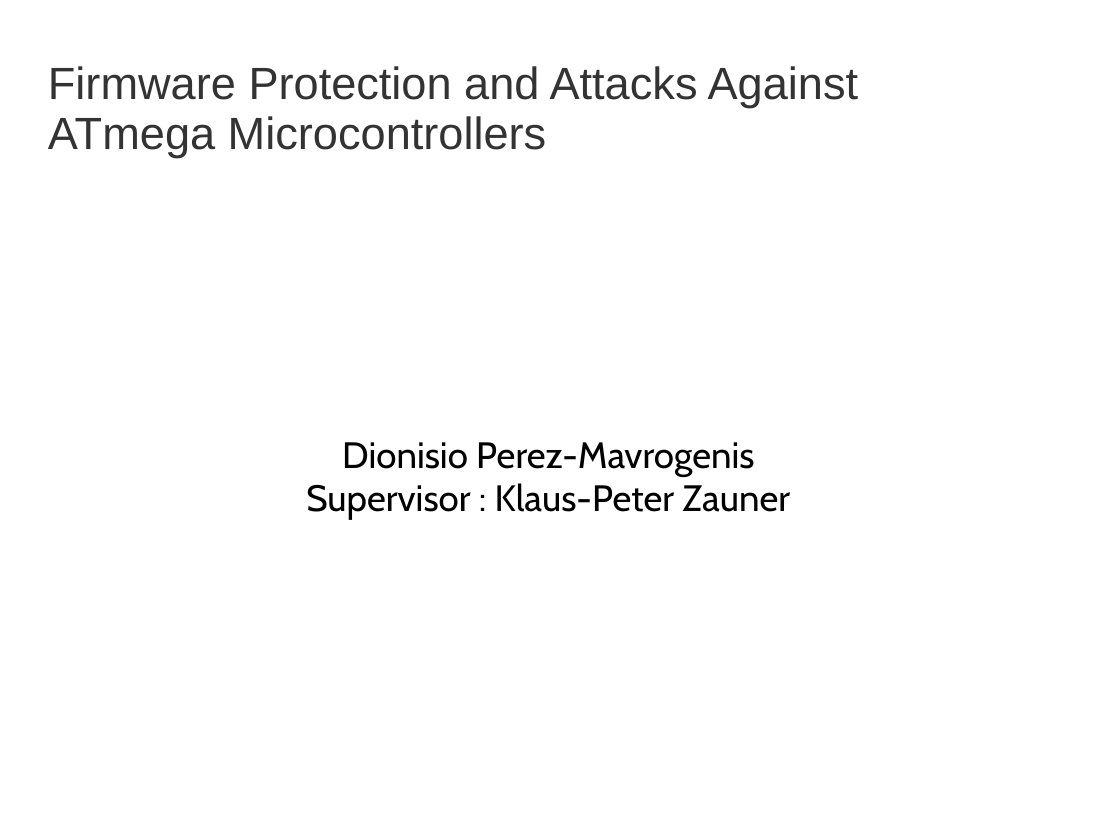
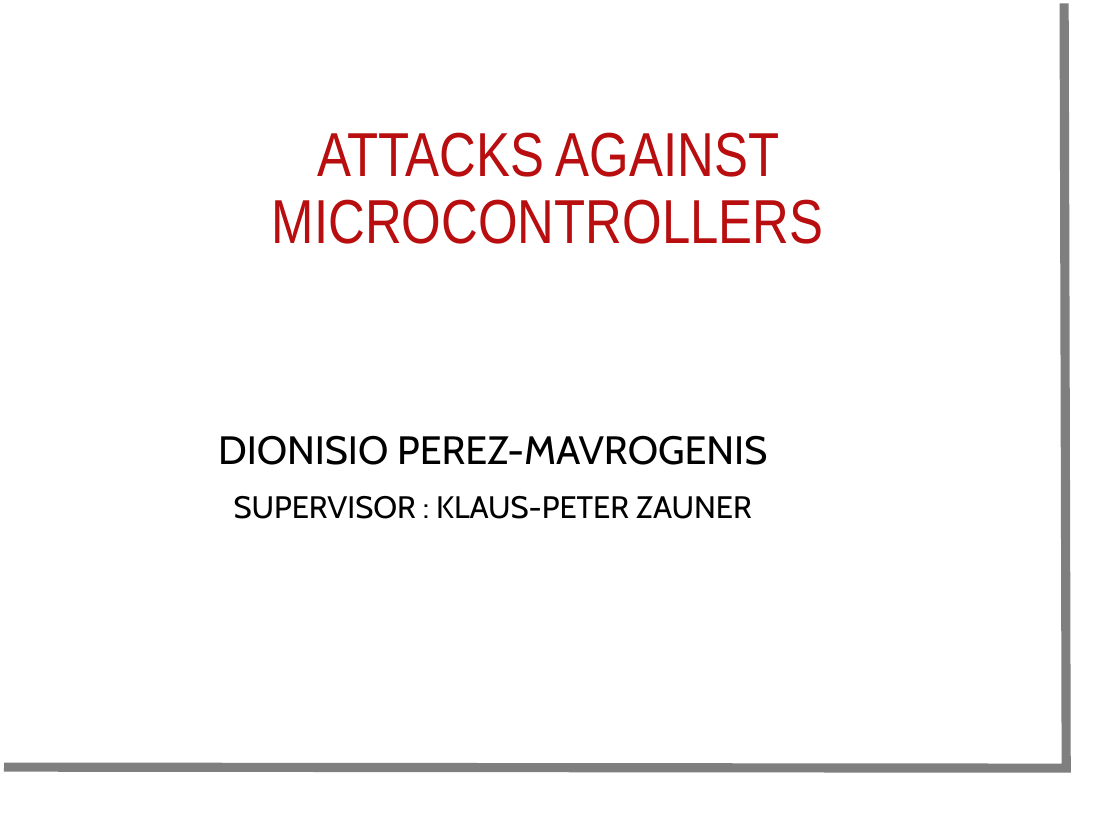
Before and after one commit to dperezmavro/irp, a slide deck: slide 1 of presentation/presentation.ppt. Drawn at 1120x840 pixels with LibreOffice and Linux fonts; fonts in the diff are those of the drawing; background and template pictures are left out. Boxes give left, top, right and bottom in pixels: in the first picture for what was removed or moved away, otherwise in the second. Text is boxed around its words. In the diff, an @@ line names an element or a change of style, - is before the commit and + after.

```diff
--- a/presentation/presentation.ppt
+++ b/presentation/presentation.ppt
@@ freeform shape added at (x1=4, y1=3, x2=1067, y2=768), outline #7F7F7F 6.49 pt @@
@@ title at (x1=272, y1=132, x2=823, y2=244): text changed; size 32 to 44 pt; font Arial to Arial Narrow; text colour #333333 to #B80E0F @@
-Firmware Protection and Attacks Against ATmega Microcontrollers
+ATTACKS AGAINST MICROCONTROLLERS
@@ subtitle at (x1=218, y1=435, x2=767, y2=519): text changed; size 26 to 22 pt @@
-Dionisio Perez-Mavrogenis
-Supervisor : Klaus-Peter Zauner
+DIONISIO PEREZ-MAVROGENIS
+SUPERVISOR : KLAUS-PETER ZAUNER
```
Also in this commit, not shown: 3 other slides changed, 1 other file.
